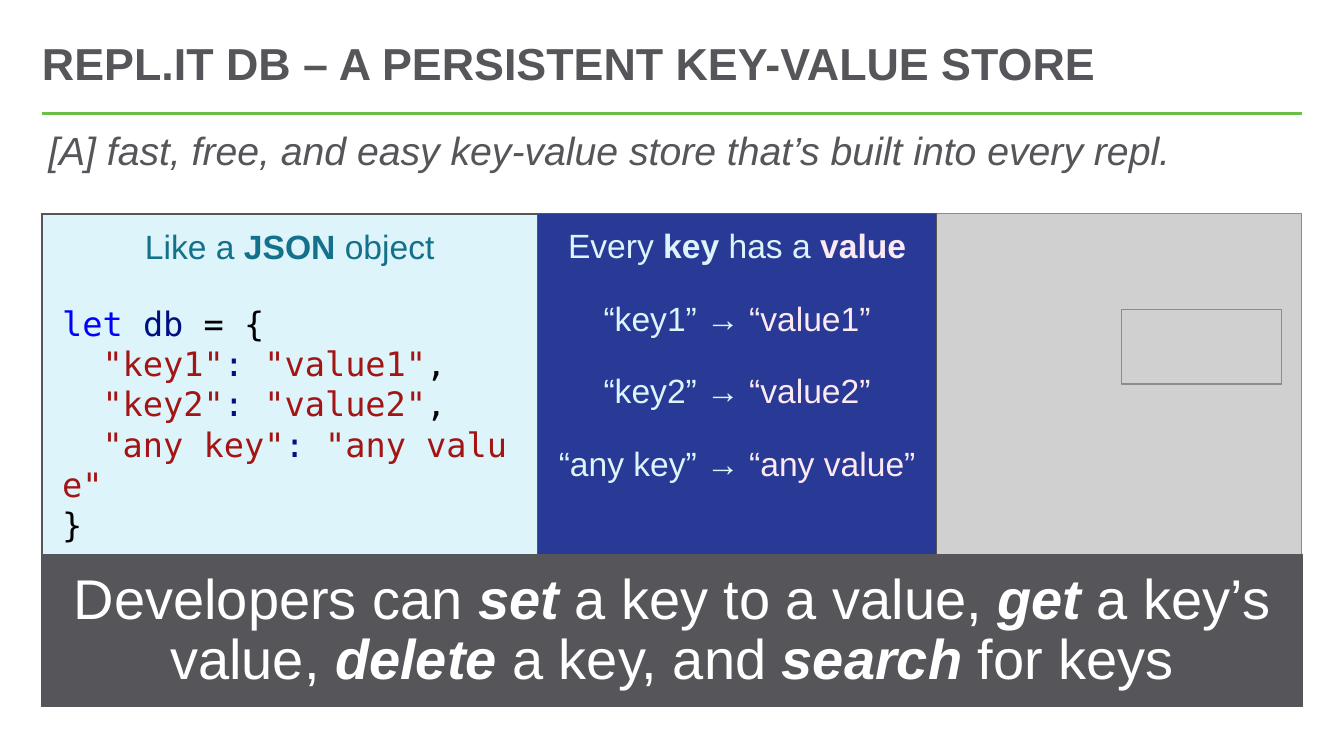
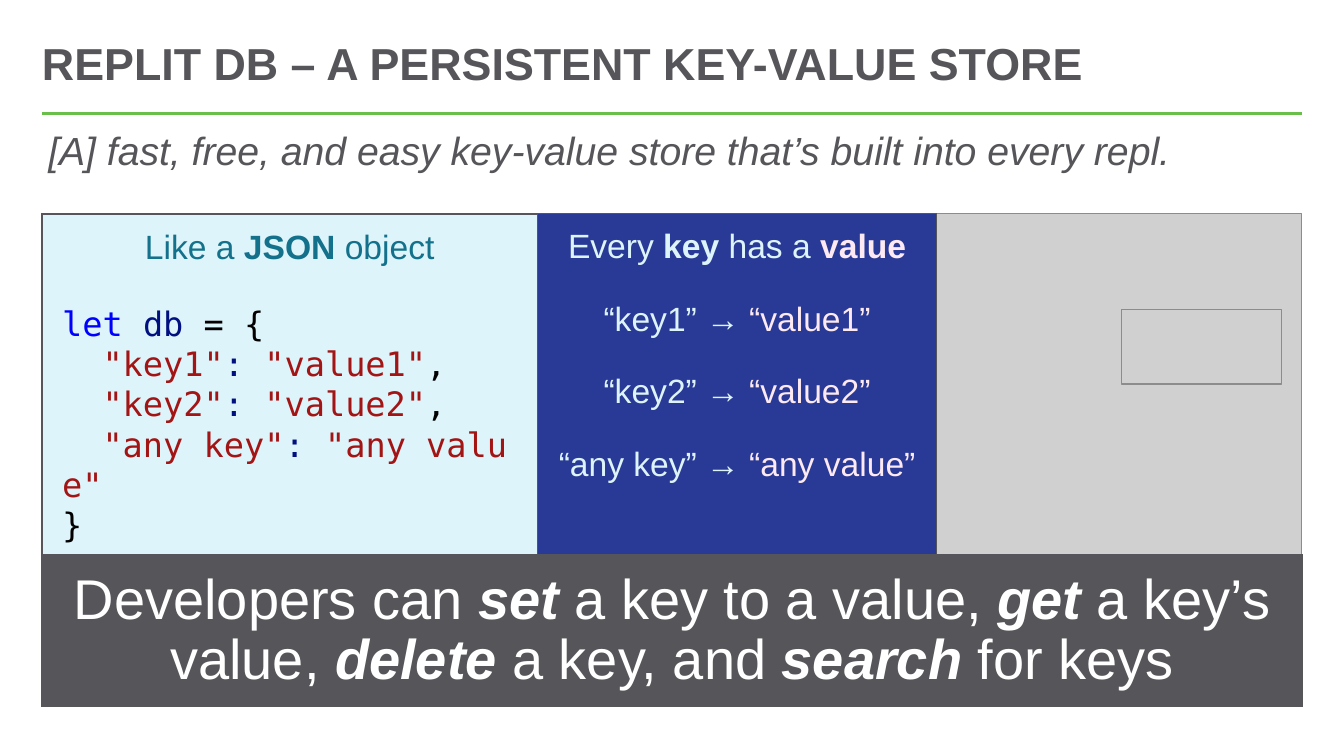
Before and after one commit to hytechclub/web-201, a slide deck: slide 6 of DatabasesReplit/DatabasesOverview.pptx. Drawn at 1344x756 pixels with LibreOffice and Linux fonts; fonts in the diff are those of the drawing; grey boxes stand for pictures. Boxes give left, top, right and bottom in pixels: in the first picture for what was removed or moved away, otherwise in the second. Text is boxed around its words. In the diff, an @@ line names an element or a change of style, - is before the commit and + after.

```diff
--- a/DatabasesReplit/DatabasesOverview.pptx
+++ b/DatabasesReplit/DatabasesOverview.pptx
@@ title at <box>42,48,1083,81</box>: text changed @@
-REPL.IT DB – A PERSISTENT KEY-VALUE STORE
+REPLIT DB – A PERSISTENT KEY-VALUE STORE
```
Also in this commit, not shown: 2 other slides changed, 3 other files.
